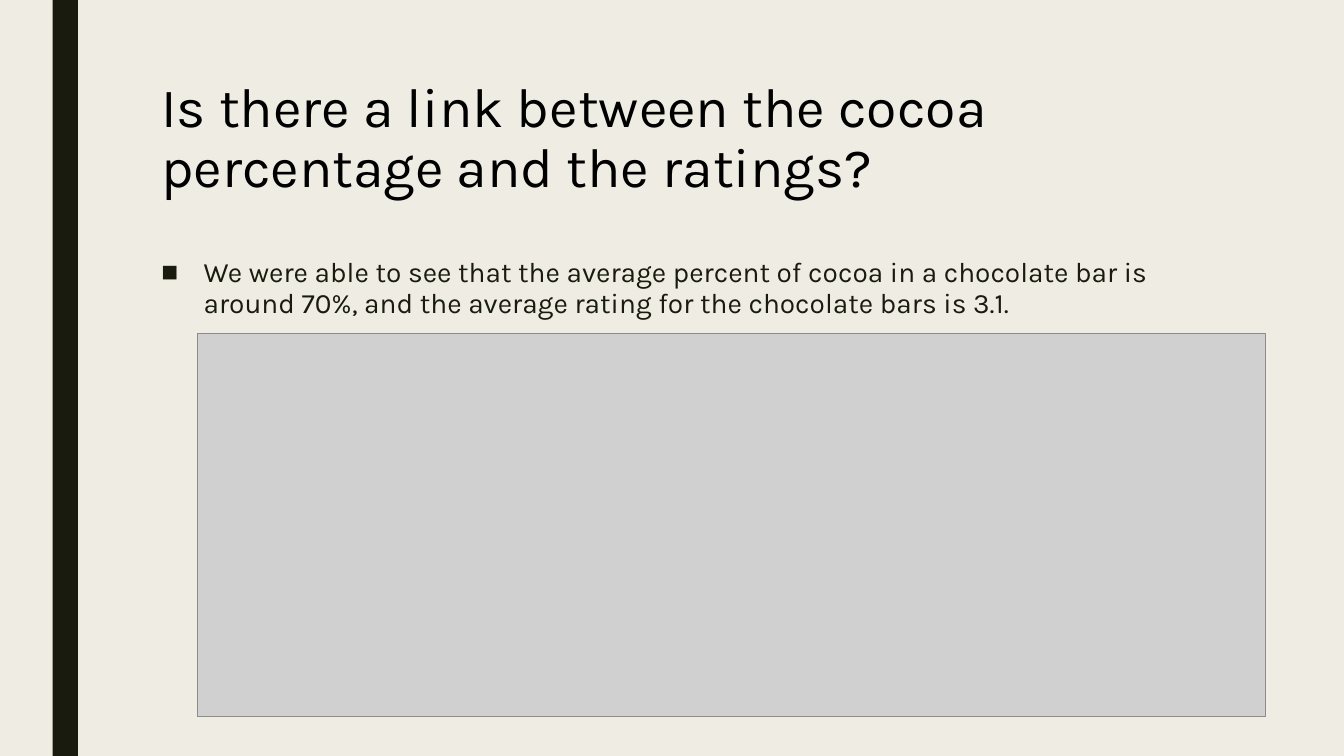
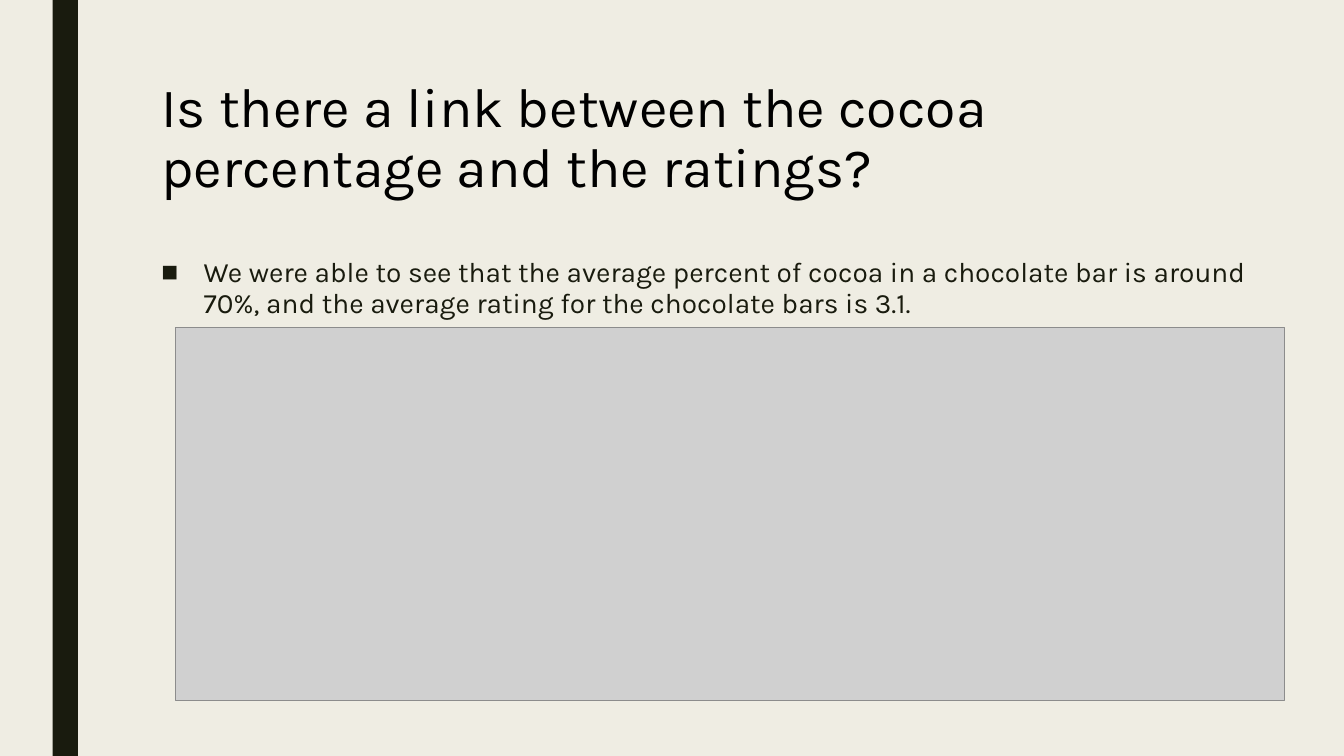
Before and after one commit to TaniaGameiro/CEBD1261-TaniaNora-Project, a slide deck: slide 9 of CEBD1261- presentation April 28, 2018.pptx. Drawn at 1344x756 pixels with LibreOffice and Linux fonts; fonts in the diff are those of the drawing; grey boxes stand for pictures. Boxes give left, top, right and bottom in pixels: in the first picture for what was removed or moved away, otherwise in the second. Text is boxed around its words. In the diff, an @@ line names an element or a change of style, - is before the commit and + after.

```diff
--- a/CEBD1261- presentation April 28, 2018.pptx
+++ b/CEBD1261- presentation April 28, 2018.pptx
@@ text "We were able to see ..." rewrapped from (204, 262, 1147, 320) to (204, 262, 1245, 320) @@
@@ picture: place and size @@
-picture at (198, 334, 1266, 718)
+picture at (176, 328, 1286, 701)
```
Also in this commit, not shown: 7 other slides changed, 1 slide added.
